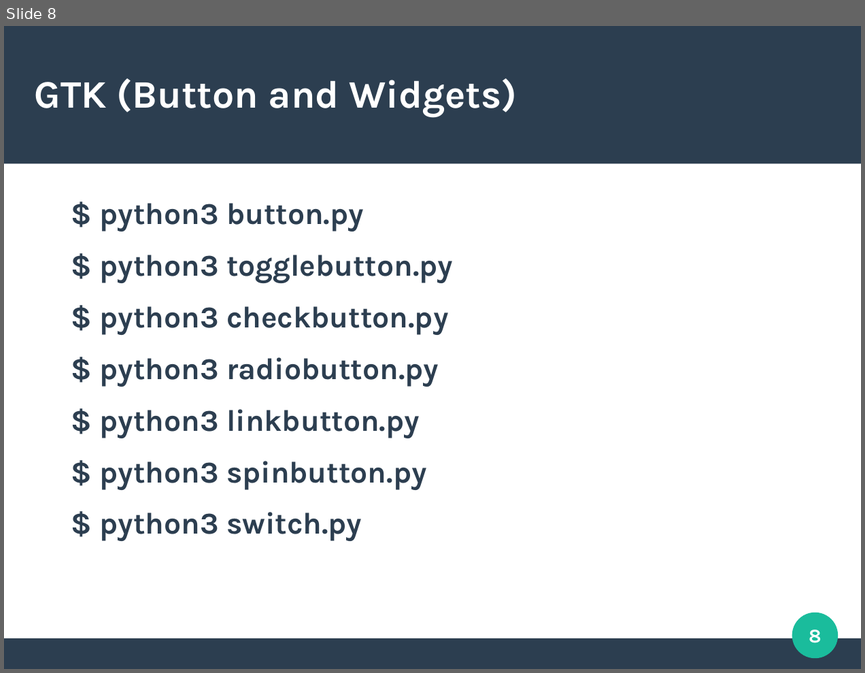
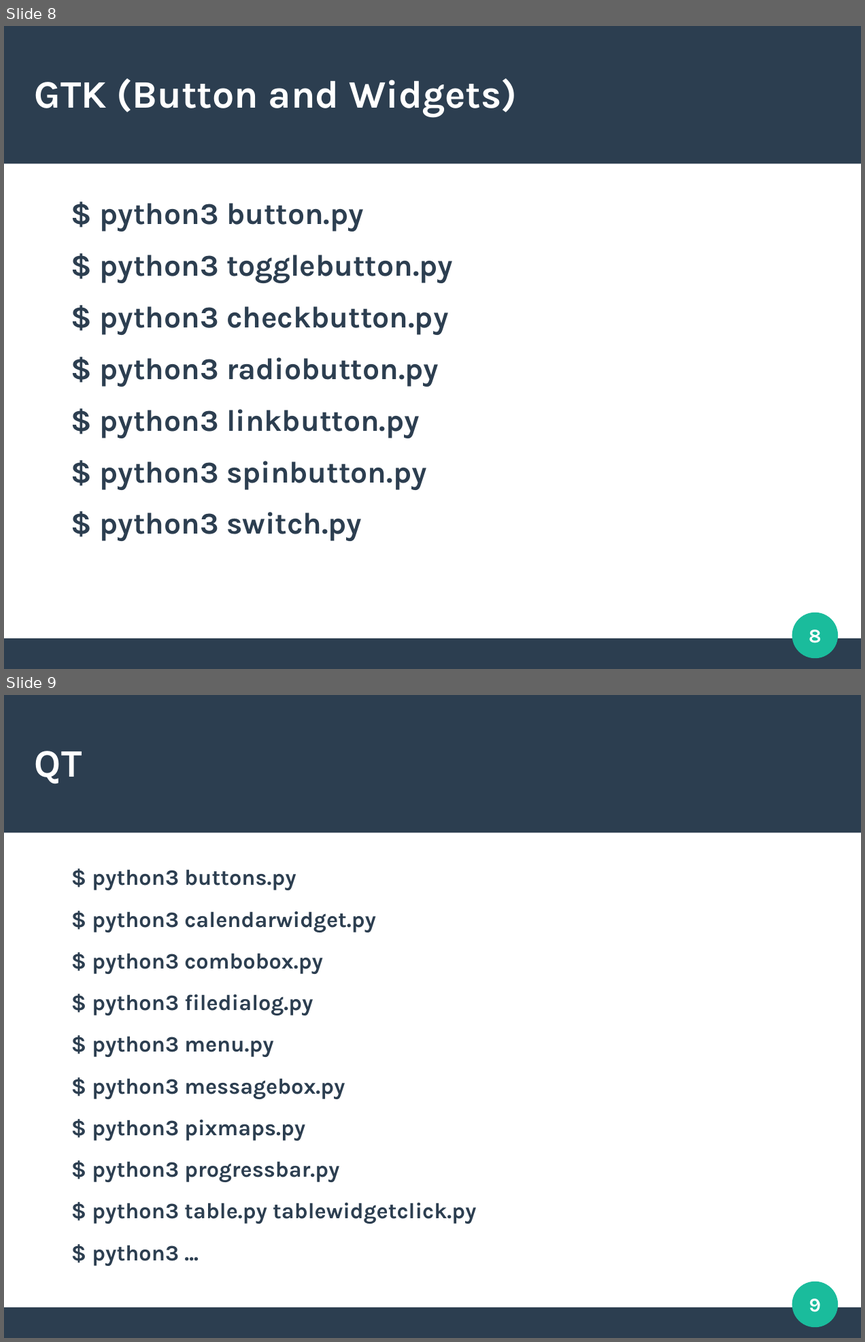
Before and after one commit to davidam/python-examples, a slide deck: presentations/gui.odp. Shown one above the other, each under a label of ours: slide 8 before the commit, slides 8 and 9 after it. The pictures are 865x673 and 865x1342 pixels, drawn with LibreOffice and Linux fonts; fonts in the diff are those of the drawing. Boxes give left, top, right and bottom in pixels: in the first picture for what was removed or moved away, otherwise in the second. Text is boxed around its words. In the diff, an @@ line names an element or a change of style, - is before the commit and + after.

Commit message:
gui.odp: add qt slide

```diff
--- a/presentations/gui.odp
+++ b/presentations/gui.odp
@@ slide 9 added at [4,695,861,1338], background #FFFFFF; not listed: 3 template elements that a slide beside it also shows @@
@@ title added at [35,751,82,784], 36 pt, text #FFFFFF, bold @@
+QT
@@ text added at [92,869,476,1266], 20.4 pt, text #2C3E50, bold @@
+$ python3 buttons.py
+$ python3 calendarwidget.py
+$ python3 combobox.py
+$ python3 filedialog.py
+$ python3 menu.py
+$ python3 messagebox.py
+$ python3 pixmaps.py
+$ python3 progressbar.py
+$ python3 table.py tablewidgetclick.py
+$ python3 ...
@@ page number added at [809,1298,821,1312], 18 pt, text #FFFFFF, bold @@
+9
```
